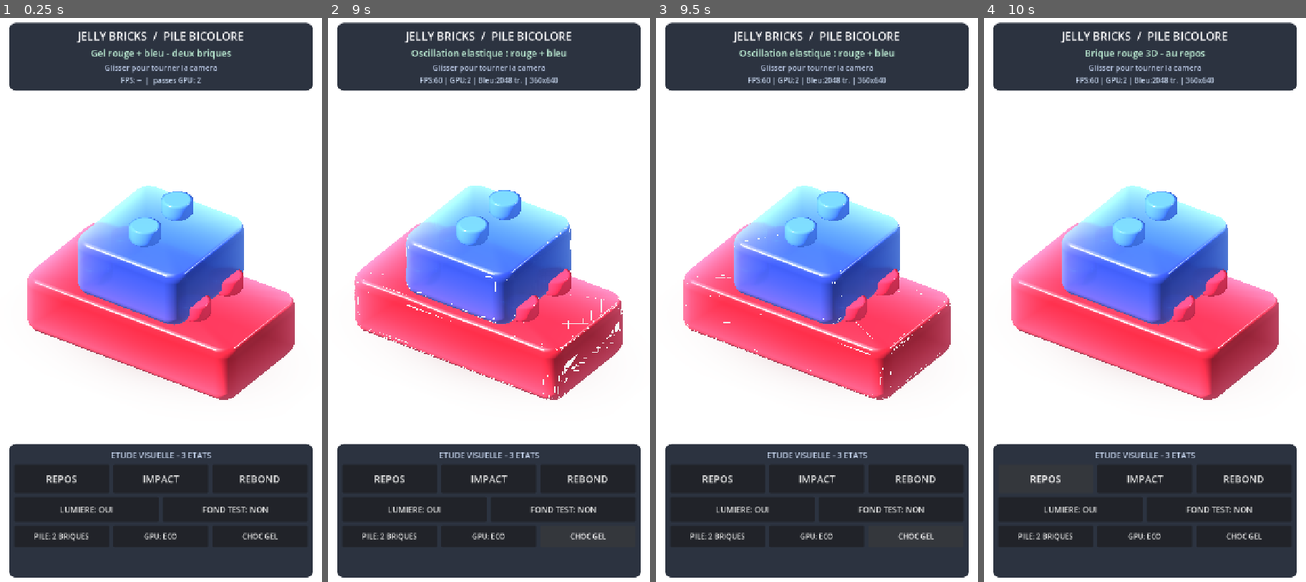
Above: before the commit, frames 1-4 (left to right).
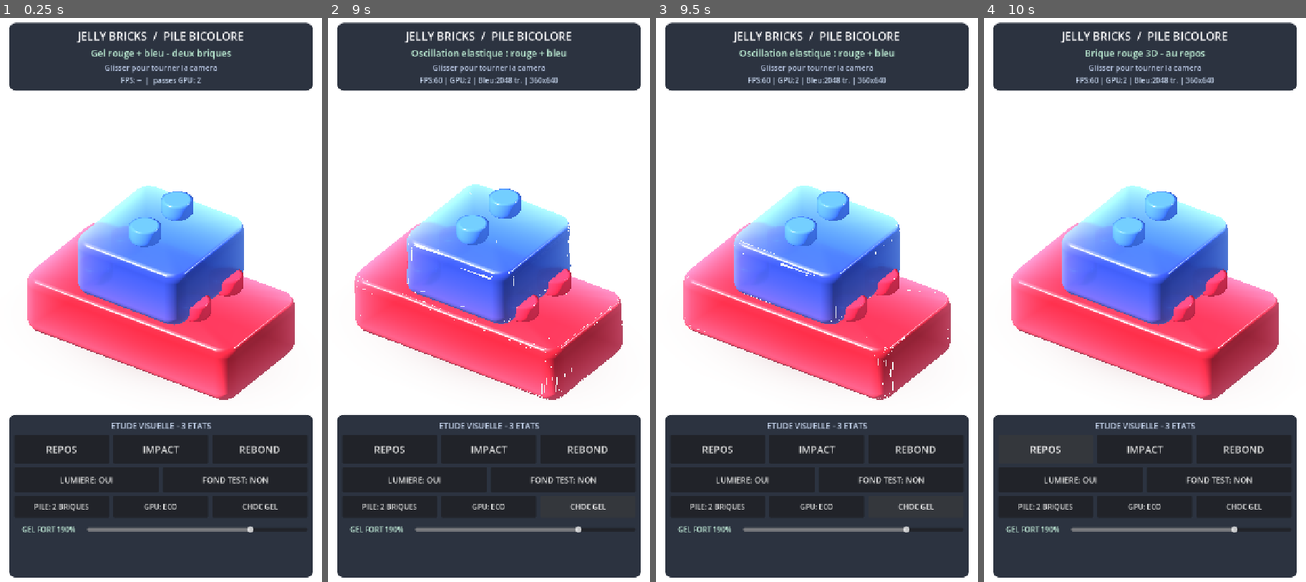
Above: after the commit, the same moments.

Repository: dbrckk/Jelly-bricks
Game: Godot game, scene res://prototypes/single_brick/layered_reference.tscn
Two runs of this game, one before a commit and one after it. Both use one fixed random seed, a clock stepped at 60 frames per second and the inputs below. This scene is started directly instead of the project's main scene.
Inputs:
- Up to frame 1 (0.25 s): no input
- Up to frame 2 (9 s): click "REPOS" at 0.5 s; click "IMPACT" at 1.25 s; click "REBOND" at 2 s; click "LUMIERE: OUI" at 2.75 s; click "LUMIERE: NON" at 3.5 s; click "FOND TEST: NON" at 4.25 s; click "FOND TEST: OUI" at 5 s; click "PILE: 2 BRIQUES" at 5.75 s; click "PILE: 1 BRIQUE" at 6.5 s; click "GPU: ECO" at 7.25 s; click "GPU: DETAIL" at 8 s; click "CHOC GEL" at 8.75 s
- Up to frame 3 (9.5 s): no input
- Up to frame 4 (10 s): click "REPOS" at 9.5 s

The runs differ from the first frame. In frame 1, 7.3% of the frame differs, in the area x 2-98%, y 70-93%; in frame 2, 8.5%, in the area x 2-98%, y 29-93%; in frame 3, 7.7%; in frame 4, 7.3%.

Commit message:
feat(gel): stronger volume-coupled squash, per-interface wave and adjustable Android visual gain

Diff:
--- a/native-godot/prototypes/single_brick/layered_reference.gd
+++ b/native-godot/prototypes/single_brick/layered_reference.gd
@@ -17,6 +17,14 @@
 var peak_live_red: float = 0.0
 var peak_live_blue: float = 0.0
 var peak_live_lag: float = 0.0
+# Visible deformation gain is intentionally independent from the stable
+# spring solver. Raise the gel squash on Android without changing solver
+# energy, collision volumes or causing time-step instability.
+var visual_gain: float = 1.90
+var force_slider: HSlider
+var force_readout: Label
+var peak_visual_red: float = 0.0
+var peak_visual_blue: float = 0.0
 var upper_brick: Node3D
 var upper_shell: MeshInstance3D
 var upper_coat: MeshInstance3D
@@ -118,7 +126,16 @@
     upper_studs.multimesh = caps
     upper_stud_paint = (studs.material_override as ShaderMaterial).duplicate()
     upper_stud_paint.set_shader_parameter("pigment", BLUE_DYE)
+    upper_stud_paint.set_shader_parameter("milkiness", 0.22)
+    upper_stud_paint.set_shader_parameter("wetness", 0.48)
     upper_studs.material_override = upper_stud_paint
+    (studs.material_override as ShaderMaterial).set_shader_parameter(
+        "milkiness", 0.22)
+    (studs.material_override as ShaderMaterial).set_shader_parameter(
+        "wetness", 0.48)
+    upper_coat_paint.set_shader_parameter("coat_strength", 0.17)
+    (wet_coat.material_override as ShaderMaterial).set_shader_parameter(
+        "coat_strength", 0.16)
 
     # Visible ONLY in the main camera. The second pass sees red but
     # never blue, so sampling it cannot recurse into itself.
@@ -162,9 +179,28 @@
     impact_button.pressed.connect(trigger_elastic_impact)
     row.add_child(impact_button)
 
+    var force_row := HBoxContainer.new()
+    force_row.name = "DeformationRange"
+    force_row.add_theme_constant_override("separation", 9)
+    column.add_child(force_row)
+    force_readout = _label("GEL FORT 190%", 16, Color("#c6f1dc"))
+    force_readout.name = "CurrentStrength"
+    force_readout.custom_minimum_size.x = 154.0
+    force_row.add_child(force_readout)
+    force_slider = HSlider.new()
+    force_slider.name = "DeformationSlider"
+    force_slider.min_value = 1.0
+    force_slider.max_value = 2.2
+    force_slider.step = 0.1
+    force_slider.value = visual_gain
+    force_slider.custom_minimum_size.y = 38.0
+    force_slider.size_flags_horizontal = Control.SIZE_EXPAND_FILL
+    force_slider.value_changed.connect(set_visual_gain)
+    force_row.add_child(force_slider)
+
     var controls_panel := mobile_hud.get_node(
         "ReviewOverlay/ReviewControls") as PanelContainer
-    controls_panel.offset_top = -316.0
+    controls_panel.offset_top = -382.0
     # Android-specific diagnostics: lets the player inspect actual FPS and
     # the effective extra GPU render resolutions on their own device.
     var header := mobile_hud.get_node(
@@ -176,6 +212,15 @@
         "FPS: --  |  passes GPU: 2", 16, Color("#c5d5ec"))
     perf_label.name = "RenderBudgetStats"
     header_content.add_child(perf_label)
+
+func set_visual_gain(value: float) -> void:
+    visual_gain = clampf(value, 1.0, 2.2)
+    if force_readout != null:
+        force_readout.text = "GEL FORT %d%%" % int(roundf(
+            visual_gain * 100.0))
+    # Immediately reflect the new strength when replaying on device.
+    if motion_active:
+        _apply_coupled_movement()
 
 func _toggle_stack() -> void:
     set_stack_enabled(not stack_enabled)
@@ -293,8 +338,10 @@
         pose_label.text = "Gel stabilise - toucher CHOC GEL"
 
 func _apply_coupled_movement() -> void:
-    var lower: float = clampf(elastic_pair.red, -0.27, 0.88)
-    var upper: float = clampf(elastic_pair.blue, -0.27, 0.88)
+    var lower: float = clampf(
+        float(elastic_pair.red) * visual_gain, -0.27, 0.88)
+    var upper: float = clampf(
+        float(elastic_pair.blue) * visual_gain, -0.27, 0.88)
     var red_lag := clampf(elastic_pair.red_velocity * 0.021, -0.28, 0.28)
     var blue_lag := clampf(elastic_pair.blue_velocity * 0.025, -0.35, 0.35)
 
@@ -311,6 +358,18 @@
     gel_material.set_shader_parameter("ripple_phase", red_time * 15.0)
     (wet_coat.material_override as ShaderMaterial).set_shader_parameter(
         "ripple_phase", red_time * 15.0)
+    # Physically motivated VISUAL approximation of the force transmitted
+    # through the interface (red crown / blue underside). Distinct from
+    # Physics Lab v4, which gets contact coordinates from Godot's solver.
+    # The two layers use identical values so the wet coat never shears off.
+    var contact_age := minf(red_time, 3.0)
+    var red_pulse := 0.80 * exp(-red_time * 4.5)
+    var blue_pulse := 0.70 * exp(-red_time * 4.8)
+    _set_interface_wave(gel_material,
+        wet_coat.material_override as ShaderMaterial,
+        Vector3(1.0, 0.52, 0.5), red_pulse, contact_age)
+    _set_interface_wave(upper_paint, upper_coat_paint,
+        Vector3(0.5, 0.06, 0.5), blue_pulse, contact_age)
     # The actual blue two-stud mesh follows its spring and its red support;
     # both optical materials use precisely the same vertex parameters.
     upper_brick.position = Vector3(
@@ -332,9 +391,21 @@
     upper_coat_paint.set_shader_parameter(
         "ripple_phase", red_time * 18.0 + 0.3)
     upper_studs.scale.y = maxf(0.80, 1.0 - upper * 0.19)
-    peak_live_red = maxf(peak_live_red, lower)
-    peak_live_blue = maxf(peak_live_blue, upper)
+    peak_live_red = maxf(peak_live_red, float(elastic_pair.red))
+    peak_live_blue = maxf(peak_live_blue, float(elastic_pair.blue))
+    peak_visual_red = maxf(peak_visual_red, lower)
+    peak_visual_blue = maxf(peak_visual_blue, upper)
     peak_live_lag = maxf(peak_live_lag, absf(blue_lag - red_lag))
+
+func _set_interface_wave(core: ShaderMaterial, coat: ShaderMaterial,
+        point: Vector3, energy: float, seconds: float) -> void:
+    # Keep exact parity across optical surface layers; avoids the
+    # disconnected plastic shell appearance at high gel amplitude.
+    for target in [core, coat]:
+        target.set_shader_parameter("impact_local_point", point)
+        target.set_shader_parameter(
+            "impact_local_energy", clampf(energy, 0.0, 0.85))
+        target.set_shader_parameter("impact_local_age", seconds)
 
 func set_transmission_enabled(enabled: bool) -> void:
     super.set_transmission_enabled(enabled)
